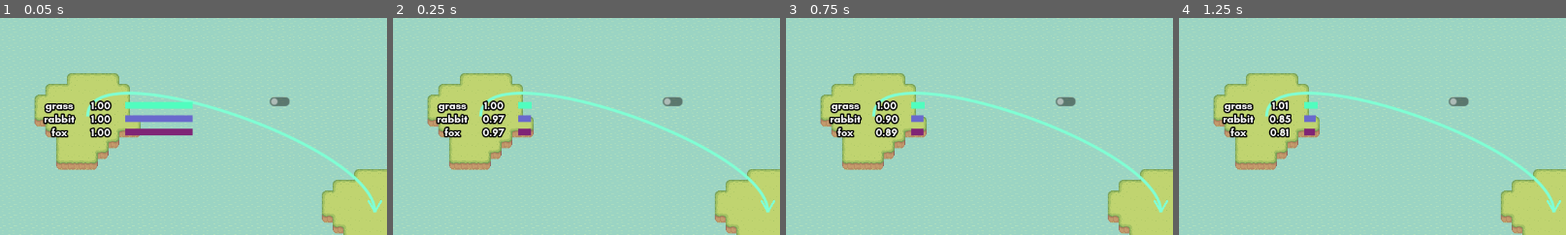
Above: before the commit, frames 1-4 (left to right).
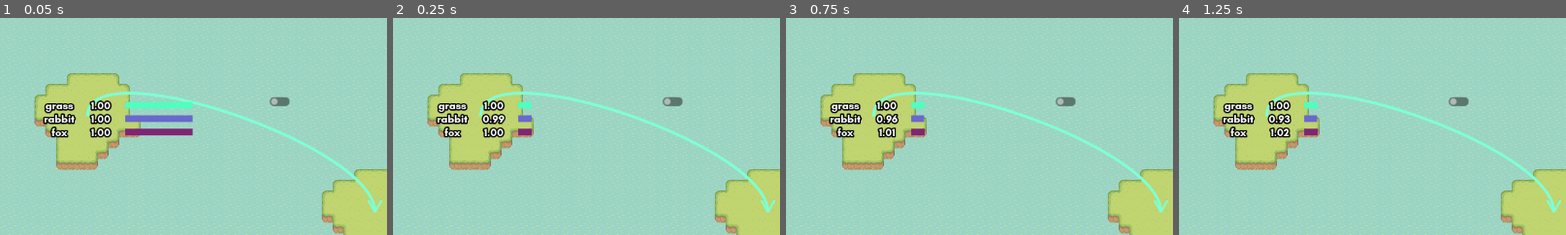
Above: after the commit, the same moments.

Repository: quimnuss/eco
Game: Godot game, scene res://scenes/world.tscn
Same seed, same stepped clock (60 frames per second), same inputs: the game is played once before the commit and once after it.
Inputs (mouse positions are % of the whole screen's width and height, from its top left):
- Up to frame 1 (0.05 s): no input
- Up to frame 2 (0.25 s): no input
- Up to frame 3 (0.75 s): click (50, 98) at 0.52 s; type "Alex" at 0.6 s
- Up to frame 4 (1.25 s): no input
The pictures show only the part of the screen within x 9-59%, y 0-50%; the shares and areas given below are measured in that part.

Frame 1 is identical in both runs. In frame 2, 0.3% of the frame differs, in the area x 22-36%, y 44-56%; in frame 3, 0.4%; in frame 4, 0.7%, in the area x 22-36%, y 37-56%.

Commit message:
new: fix negative sample update docs

Diff:
--- a/data/3_sample_0.tres
+++ b/data/3_sample_0.tres
@@ -1,4 +1,4 @@
-[gd_resource type="Resource" script_class="GLVSample" load_steps=2 format=3]
+[gd_resource type="Resource" script_class="GLVSample" load_steps=2 format=3 uid="uid://civar63veinm5"]
 
 [ext_resource type="Script" path="res://actors/glv_sample.gd" id="1_12wmr"]
 
--- a/data/3_sample_2_negative_growth.tres
+++ b/data/3_sample_2_negative_growth.tres
@@ -7,7 +7,7 @@
 num_species = 3
 species_names = Array[String](["grass", "rabbit", "fox"])
 densities = Array[float]([1.0, 1.0, 1.0])
-growth = Array[float]([0.02, -0.01, -0.02])
-mutuality = Array[Array]([[-0.01, -0.01, 0], [0.01, -0.005, -0.01], [0, 0.01, -0.007]])
+growth = Array[float]([0.02, -0.005, -0.006])
+mutuality = Array[Array]([[-0.01, -0.01, 0], [0.01, -0.005, -0.006], [0, 0.015, -0.007]])
 description = ""
 display_name = ""
Not shown, changed: eco_gdd.md
Not shown, changed: world_rules.md
